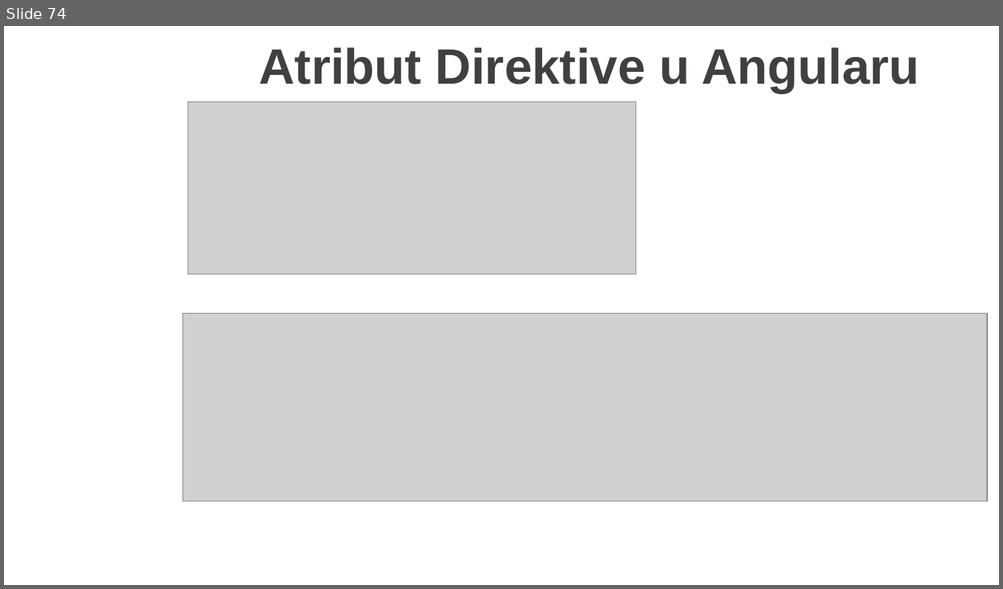
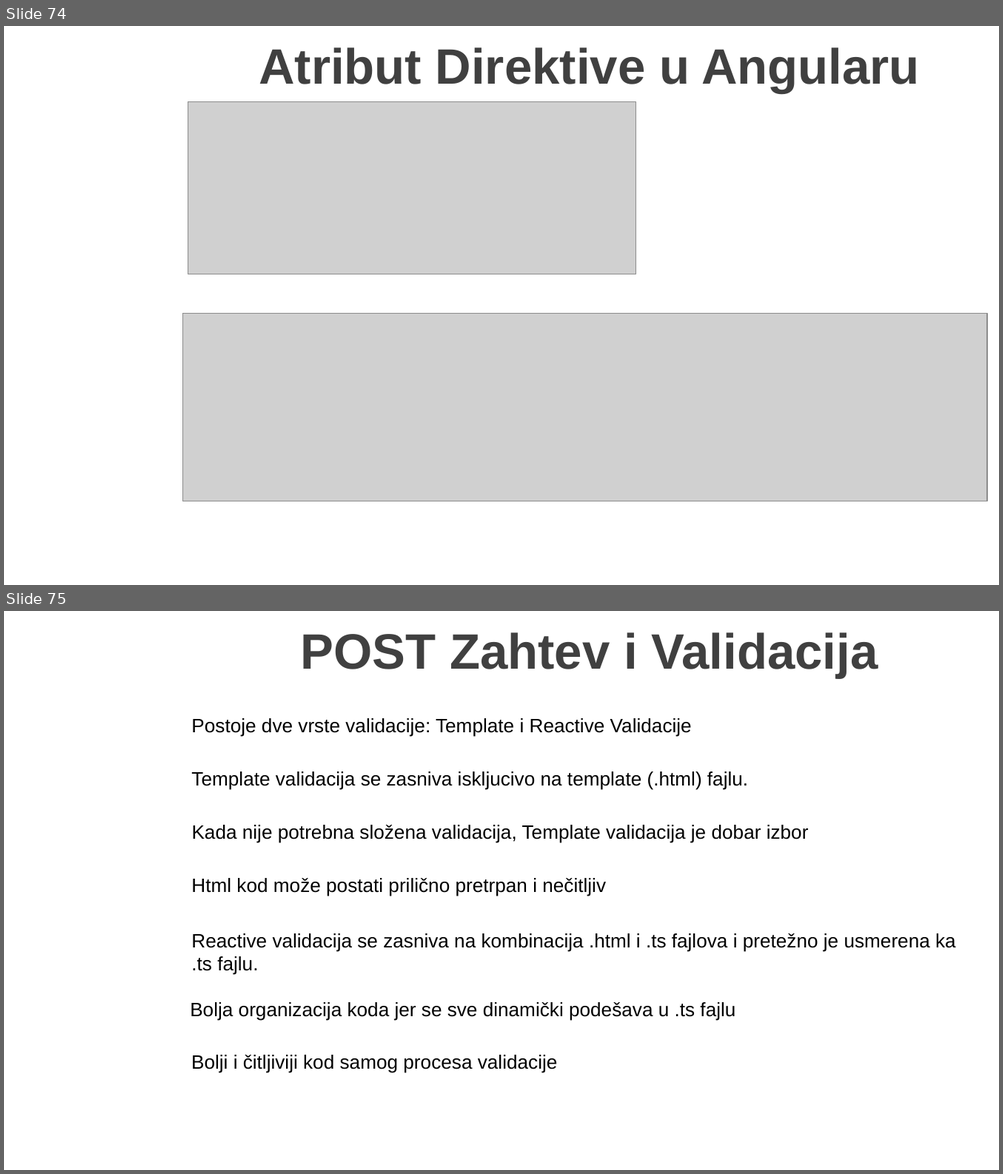
Before and after one commit to MarinkoSpasojevic/predavanje-netcore-angular, a slide deck: .NET Core i Angular Web Dev.pptx. Shown one above the other, each under a label of ours: slide 74 before the commit, slides 74 and 75 after it. The pictures are 1003x589 and 1003x1174 pixels, drawn with LibreOffice and Linux fonts; fonts in the diff are those of the drawing; grey boxes stand for pictures; background and template pictures are left out. Boxes give left, top, right and bottom in pixels: in the first picture for what was removed or moved away, otherwise in the second. Text is boxed around its words. In the diff, an @@ line names an element or a change of style, - is before the commit and + after.

```diff
--- a/.NET Core i Angular Web Dev.pptx
+++ b/.NET Core i Angular Web Dev.pptx
@@ slide 75 added at (4, 611, 999, 1170), background picture (left out) @@
@@ title added at (301, 632, 877, 678), 36 pt, text #404040, bold @@
+POST Zahtev i Validacija
@@ text added at (191, 718, 691, 737), 14 pt, text #000000 @@
+Postoje dve vrste validacije: Template i Reactive Validacije
@@ text added at (191, 772, 748, 790), 14 pt, text #000000 @@
+Template validacija se zasniva iskljucivo na template (.html) fajlu.
@@ text added at (192, 825, 808, 843), 14 pt, text #000000 @@
+Kada nije potrebna složena validacija, Template validacija je dobar izbor
@@ text added at (191, 878, 606, 897), 14 pt, text #000000 @@
+Html kod može postati prilično pretrpan i nečitljiv
@@ text added at (191, 934, 956, 975), 14 pt, text #000000 @@
+Reactive validacija se zasniva na kombinacija .html i .ts fajlova i pretežno je usmerena ka .ts fajlu.
@@ text added at (190, 1002, 735, 1021), 14 pt, text #000000 @@
+Bolja organizacija koda jer se sve dinamički podešava u .ts fajlu
@@ text added at (191, 1055, 558, 1073), 14 pt, text #000000 @@
+Bolji i čitljiviji kod samog procesa validacije
```
Also in this commit, not shown: 13 other slides added, 11 other files.
